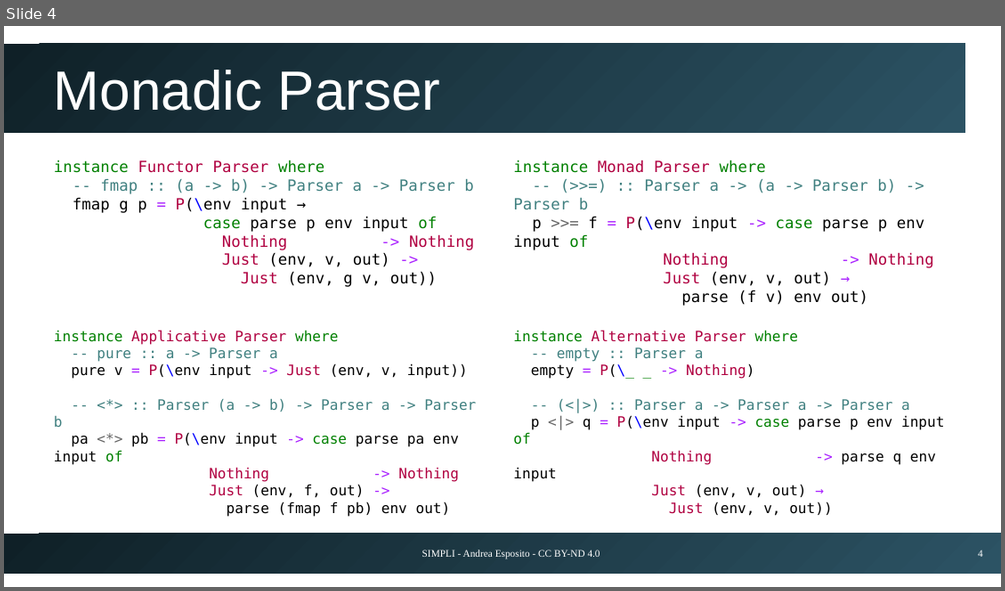
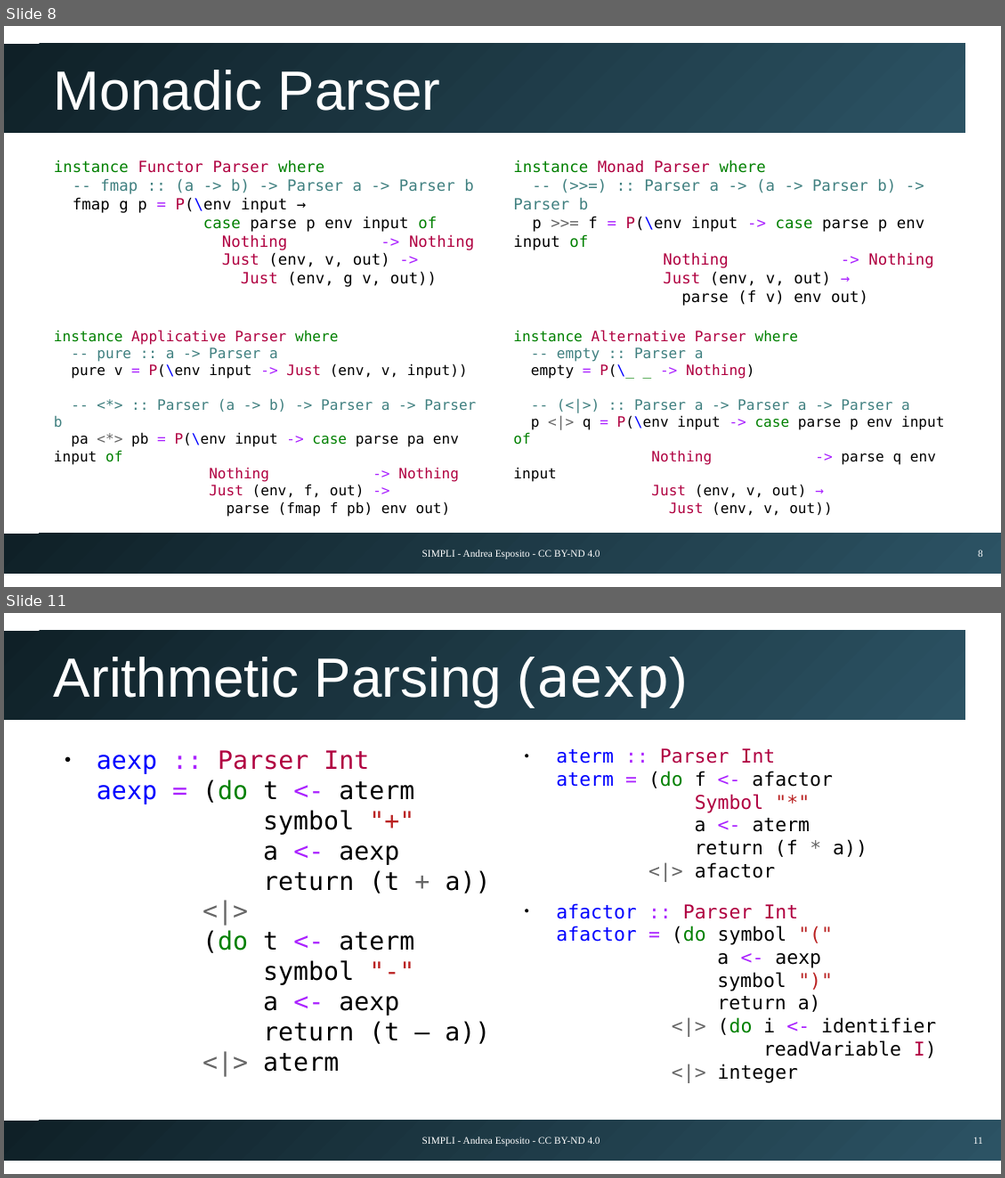
Before and after one commit to espositoandrea/simpli, a slide deck: docs/presentation.odp. Shown one above the other, each under a label of ours: slide 4 before the commit, slides 8 and 11 after it; the slides between them are not shown. The pictures are 1005x591 and 1005x1178 pixels, drawn with LibreOffice and Linux fonts; fonts in the diff are those of the drawing. Boxes give left, top, right and bottom in pixels: in the first picture for what was removed or moved away, otherwise in the second. Text is boxed around its words. In the diff, an @@ line names an element or a change of style, - is before the commit and + after.

```diff
--- a/docs/presentation.odp
+++ b/docs/presentation.odp
@@ slide 11 added at bbox=[4, 613, 1001, 1174], background #FFFFFF; not listed: 2 template elements that a slide beside it also shows @@
@@ title added at bbox=[54, 657, 688, 707], 44 pt, text #FFFFFF @@
+Arithmetic Parsing (aexp)
@@ text added at bbox=[97, 750, 491, 1071], 20 pt, text #000000 @@
+● aexp :: Parser Int
+  aexp = (do t <- aterm
+  symbol "+"
+  a <- aexp
+  return (t + a))
+  <|>
+  (do t <- aterm
+  symbol "-"
+  a <- aexp
+  return (t – a))
+  <|> aterm
@@ text added at bbox=[556, 748, 937, 1083], 15.2 pt, text #000000 @@
+● aterm :: Parser Int
+  aterm = (do f <- afactor
+  Symbol "*"
+  a <- aterm
+  return (f * a))
+  <|> afactor
+● afactor :: Parser Int
+  afactor = (do symbol "("
+  a <- aexp
+  symbol ")"
+  return a)
+  <|> (do i <- identifier
+  readVariable I)
+  <|> integer
@@ text added at bbox=[422, 1136, 600, 1145], 8 pt, text #FFFFFF @@
+SIMPLI - Andrea Esposito - CC BY-ND 4.0
@@ page number added at bbox=[973, 1136, 983, 1143], 8 pt, text #FFFFFF @@
+11
@@ what was slide 4 is now slide 8 @@
@@ page number at bbox=[978, 549, 983, 556]: text changed @@
-4
+8
```
Also in this commit, not shown: 1 slide changed, 12 other slides added.
